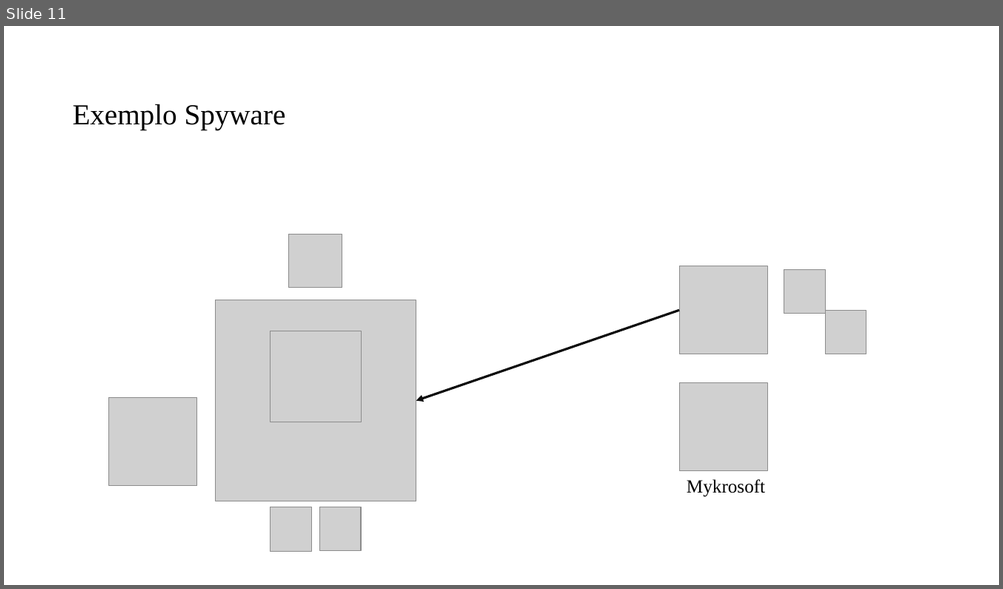
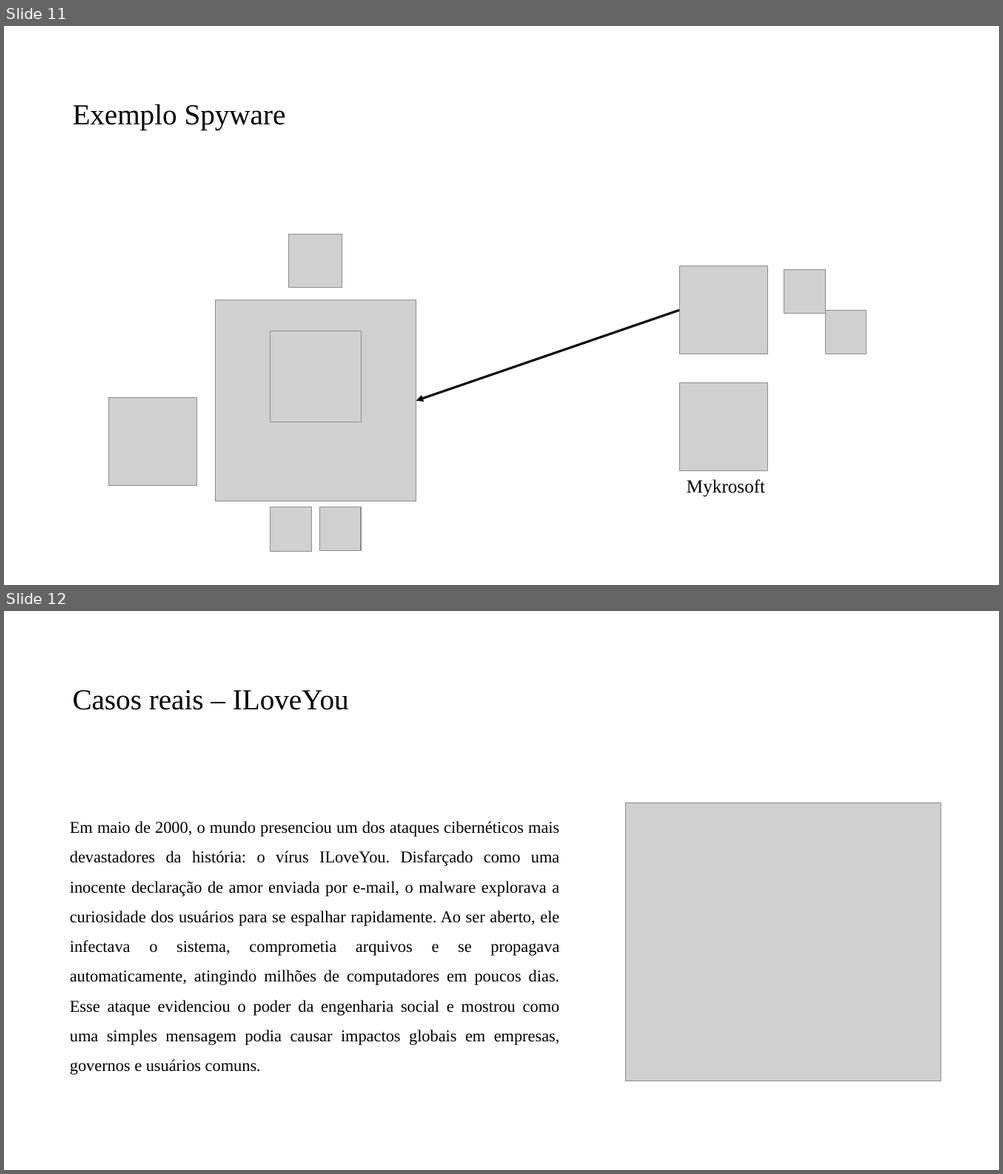
Before and after one commit to PedroMiho/UMC, a slide deck: Segurança da Informação/Aula 02 - Ameaças Ciberneticas/Ameaças Ciberneticas.pptx. Shown one above the other, each under a label of ours: slide 11 before the commit, slides 11 and 12 after it. The pictures are 1003x589 and 1003x1174 pixels, drawn with LibreOffice and Linux fonts; fonts in the diff are those of the drawing; grey boxes stand for pictures; background and template pictures are left out. Boxes give left, top, right and bottom in pixels: in the first picture for what was removed or moved away, otherwise in the second. Text is boxed around its words. In the diff, an @@ line names an element or a change of style, - is before the commit and + after.

```diff
--- a/Segurança da Informação/Aula 02 - Ameaças Ciberneticas/Ameaças Ciberneticas.pptx
+++ b/Segurança da Informação/Aula 02 - Ameaças Ciberneticas/Ameaças Ciberneticas.pptx
@@ slide 12 added at box(4, 611, 999, 1170), background #FFFFFF @@
@@ title added at box(73, 690, 349, 710), 28 pt, text #000000 @@
+Casos reais – ILoveYou
@@ picture added at box(626, 803, 940, 1082) @@
@@ text added at box(70, 821, 560, 1075), 16 pt, text #000000 @@
+Em maio de 2000, o mundo presenciou um dos ataques cibernéticos mais devastadores da história: o vírus ILoveYou. Disfarçado como uma inocente declaração de amor enviada por e-mail, o malware explorava a curiosidade dos usuários para se espalhar rapidamente. Ao ser aberto, ele infectava o sistema, comprometia arquivos e se propagava automaticamente, atingindo milhões de computadores em poucos dias. Esse ataque evidenciou o poder da engenharia social e mostrou como uma simples mensagem podia causar impactos globais em empresas, governos e usuários comuns.
```
Also in this commit, not shown: 6 slides changed, 10 other slides added, 15 other files.
